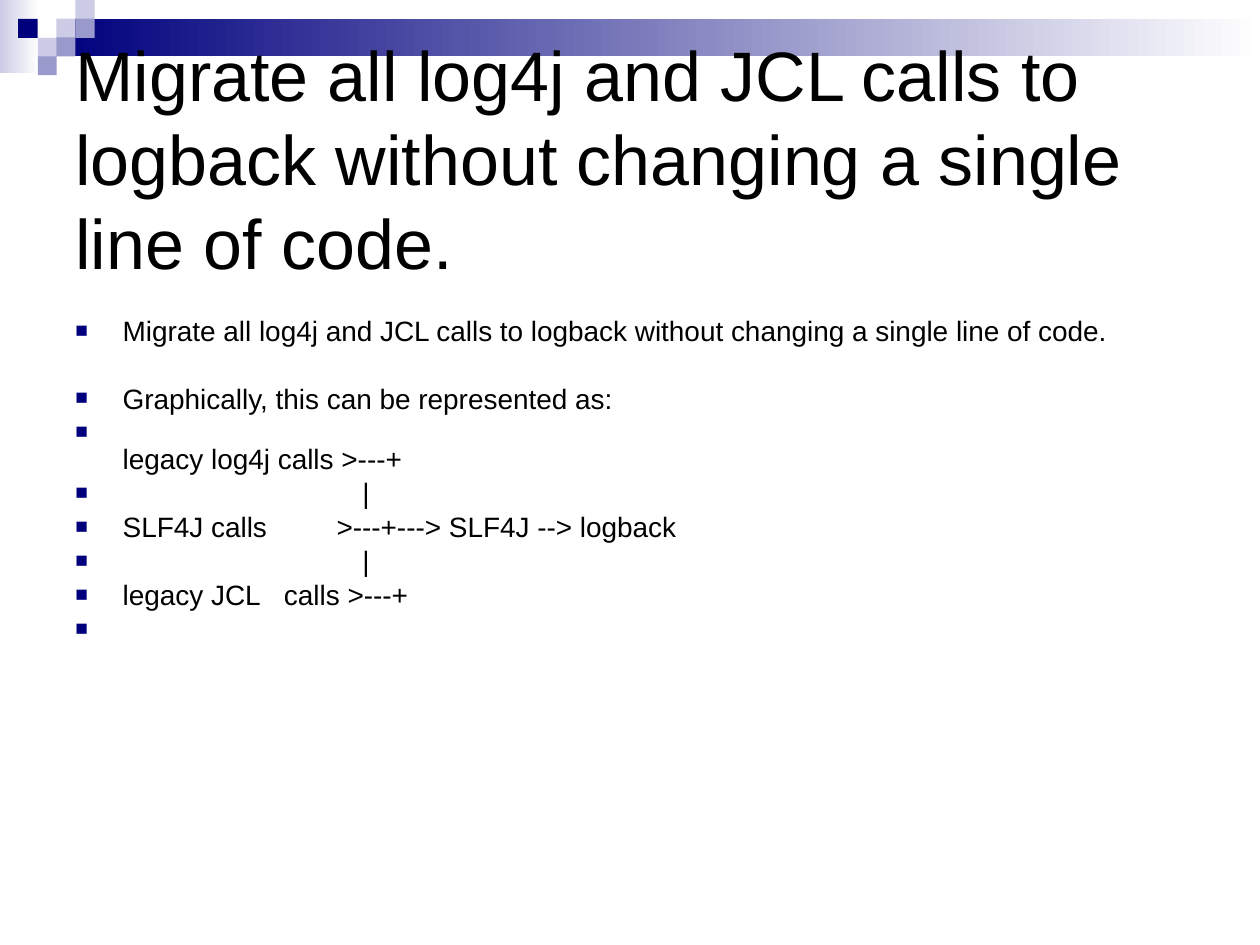
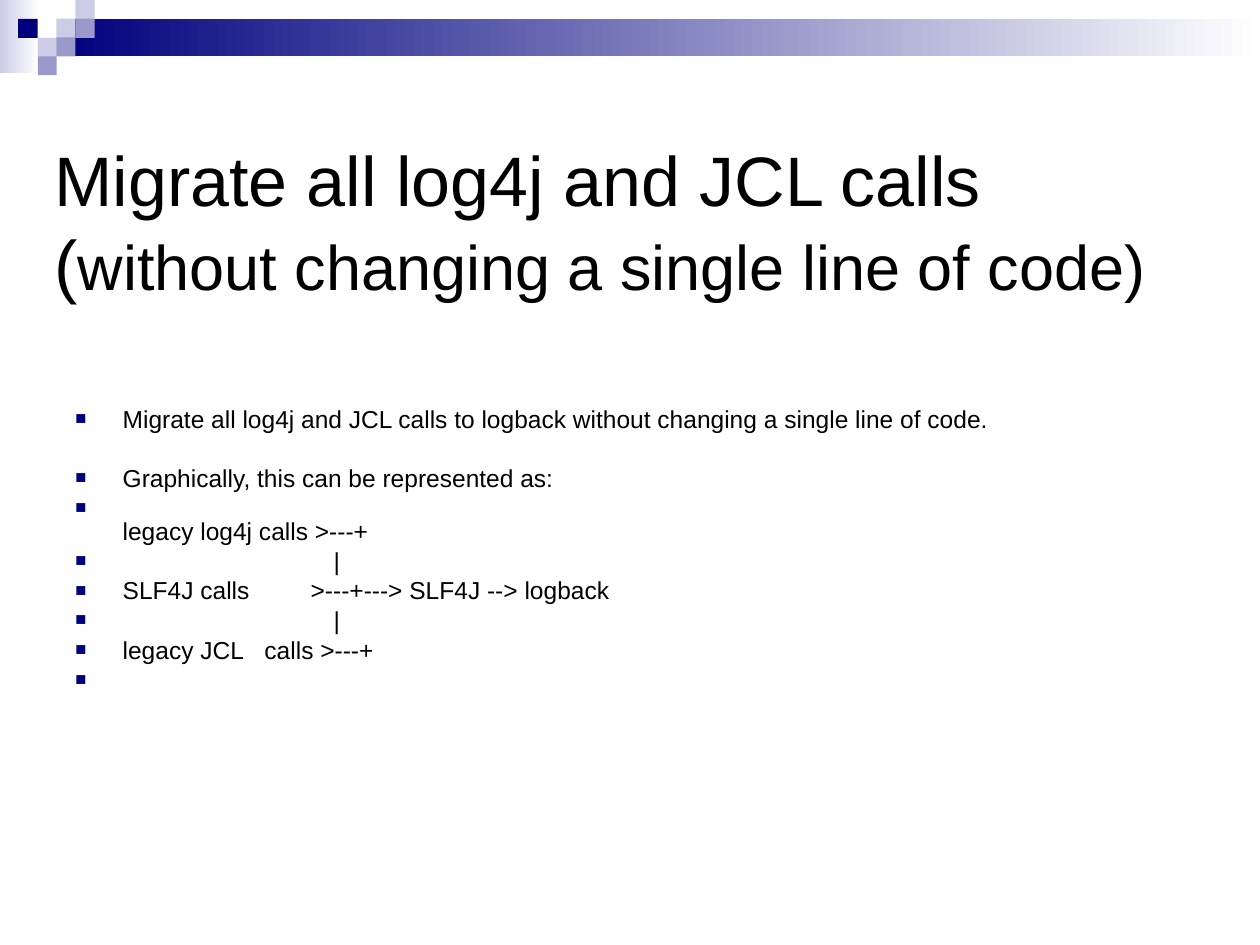
Before and after one commit to qos-ch/logback, a slide deck: slide 5 of logback-site/src/site/resources/10reasons.ppt. Drawn at 1260x945 pixels with LibreOffice and Linux fonts; fonts in the diff are those of the drawing; background and template pictures are left out. Boxes give left, top, right and bottom in pixels: in the first picture for what was removed or moved away, otherwise in the second. Text is boxed around its words. In the diff, an @@ line names an element or a change of style, - is before the commit and + after.

```diff
--- a/logback-site/src/site/resources/10reasons.ppt
+++ b/logback-site/src/site/resources/10reasons.ppt
@@ title at (54, 155, 1146, 301): text changed; size 40 to 36 pt @@
-Migrate all log4j and JCL calls to logback without changing a single line of code.
+Migrate all log4j and JCL calls (without changing a single line of code)
@@ text "Migrate all log4j and JCL ...": place and size @@
-text "Migrate all log4j and JCL ..." at (123, 320, 1106, 610)
+text "Migrate all log4j and JCL ..." at (123, 410, 987, 664)
@@ text "Migrate all log4j and JCL ..." at (123, 410, 987, 664): size 16 to 14 pt @@
```
Also in this commit, not shown: 12 other slides changed, 4 slides added, 1 slide removed, 2 other files.
